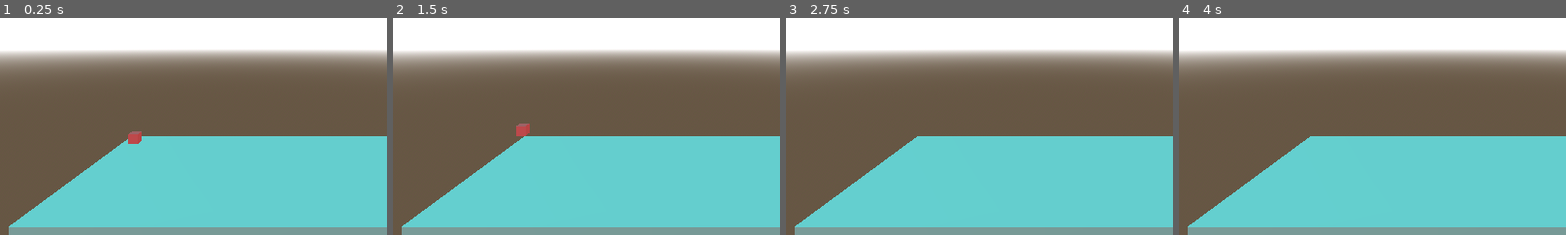
Above: before the commit, frames 1-4 (left to right).
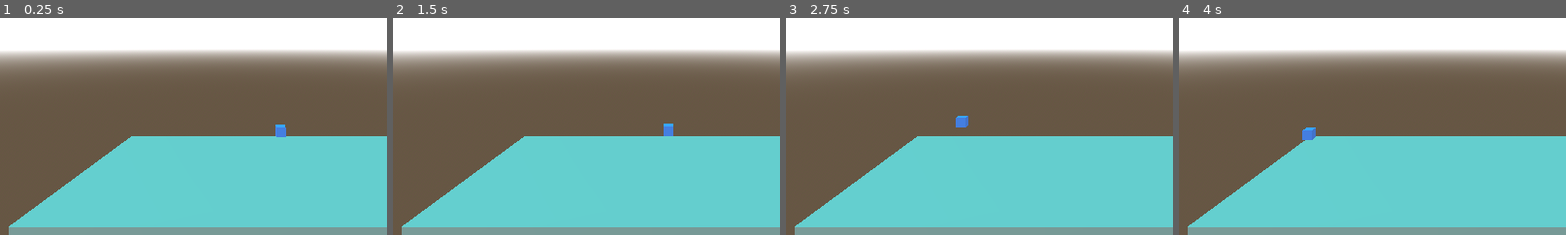
Above: after the commit, the same moments.

Repository: AtlasWongy/gmtk_game_jam_2024
Game: Godot game, scene res://scenes/test_level.tscn
Two runs of this game, one before a commit and one after it. Both use one fixed random seed, a clock stepped at 60 frames per second and the inputs below.
Inputs:
- Up to frame 1 (0.25 s): no input
- Up to frame 2 (1.5 s): hold Space (jump) 0.53-1.28 s; tap Right (movement) at 0.6 s; hold Left (left) from 1.28 s (still down); tap Space (jump) at 1.35 s
- Up to frame 3 (2.75 s): tap Space (jump) at 1.52, 1.82 s; tap Right (movement) at 1.55, 2.1 s; release Left (left) at 2.03 s; hold Space (jump) from 2.03 s (still down)
- Up to frame 4 (4 s): release Space (jump) at 2.78 s; tap Right (movement) at 2.85 s; tap Space (jump) at 3.02, 3.32 s; tap Enter at 3.5 s; hold Left (left) from 3.53 s (still down); hold Space (jump) from 3.53 s (still down)
The pictures show only the part of the screen within x 17-67%, y 44-94%; the shares and areas given below are measured in that part.

The runs differ from the first frame. In frame 1, 0.3% of the frame differs, in the area x 33-74%, y 49-59%; in frame 2, 0.3%; in frame 3, 0.2%; in frame 4, 0.2%.

Commit message:
Blue Box Implemented

Diff:
--- a/characters/player/blue_box/blue_box.gd
+++ /dev/null
@@ -1,42 +0,0 @@
-extends CharacterBody3D
-
-var movement_direction: Vector3
-var speed: float = 5.0
-var acceleration: float = 1.0
-var is_jumping: bool = false
-var fall_gravity: int = 45
-var jump_gravity: float = fall_gravity
-var jump_height: float = 4.0
-var apex_duration: float = 0.5
-
-func _input(event: InputEvent) -> void:
-	movement_direction.x = Input.get_action_strength("right") - Input.get_action_strength("left")
-
-	if event.is_action_pressed("jump") and !is_jumping:
-		is_jumping = true
-
-func _physics_process(delta: float) -> void:
-	if !is_on_floor():
-		if velocity.y >= 0:
-			velocity.y -= jump_gravity * delta
-		else:
-			velocity.y -= fall_gravity * delta
-
-	if is_jumping and is_on_floor():
-		jump()
-		is_jumping = false
-
-	if is_movement_ongoing():
-		velocity.x = speed * movement_direction.normalized().x
-	else:
-		velocity.x = 0 * movement_direction.normalized().x
-
-	velocity = velocity.lerp(velocity, acceleration * delta)
-	move_and_slide()
-
-func is_movement_ongoing() -> bool:
-	return abs(movement_direction.x) > 0
-
-func jump():
-	velocity.y = 2 * jump_height / apex_duration
-	jump_gravity = velocity.y / apex_duration
--- a/characters/player/blue_box/blue_box.tscn
+++ b/characters/player/blue_box/blue_box.tscn
@@ -1,6 +1,8 @@
-[gd_scene load_steps=5 format=3 uid="uid://c80ku4vswsnix"]
+[gd_scene load_steps=7 format=3 uid="uid://c80ku4vswsnix"]
 
-[ext_resource type="Script" path="res://characters/player/blue_box/blue_box.gd" id="1_o7dyx"]
+[ext_resource type="Script" path="res://characters/player/player.gd" id="1_2cfad"]
+[ext_resource type="PackedScene" uid="uid://bscn1d5ohdjge" path="res://characters/player/movement_component/movement_component.tscn" id="2_dj43y"]
+[ext_resource type="Resource" uid="uid://csh141ks4txp6" path="res://characters/player/blue_box/blue_box_movement.tres" id="2_xvp5m"]
 
 [sub_resource type="StandardMaterial3D" id="StandardMaterial3D_58jym"]
 albedo_color = Color(0.311502, 0.45634, 0.861308, 1)
@@ -13,10 +15,16 @@
 size = Vector3(0.5, 0.5, 0.5)
 
 [node name="BlueBox" type="CharacterBody3D"]
-script = ExtResource("1_o7dyx")
+script = ExtResource("1_2cfad")
+movement_stats = ExtResource("2_xvp5m")
 
 [node name="MeshInstance3D" type="MeshInstance3D" parent="."]
 mesh = SubResource("BoxMesh_gurk2")
 
 [node name="CollisionShape3D" type="CollisionShape3D" parent="."]
 shape = SubResource("BoxShape3D_ncd2b")
+
+[node name="MovementComponent" parent="." node_paths=PackedStringArray("player") instance=ExtResource("2_dj43y")]
+player = NodePath("..")
+jump_height = 4.0
+apex_duration = 0.5
--- /dev/null
+++ b/characters/player/blue_box/blue_box_movement.tres
@@ -0,0 +1,8 @@
+[gd_resource type="Resource" script_class="MovementStats" load_steps=2 format=3 uid="uid://csh141ks4txp6"]
+
+[ext_resource type="Script" path="res://characters/player/movement_component/movement_stats/movement_stats.gd" id="1_4klbd"]
+
+[resource]
+script = ExtResource("1_4klbd")
+speed = 10.0
+acceleration = 6.0
--- a/characters/player/red_box/red_box.tscn
+++ b/characters/player/red_box/red_box.tscn
@@ -1,6 +1,6 @@
 [gd_scene load_steps=7 format=3 uid="uid://d1qp5smneb3jt"]
 
-[ext_resource type="Script" path="res://characters/player/red_box/red_box.gd" id="1_q5md8"]
+[ext_resource type="Script" path="res://characters/player/player.gd" id="1_utoyu"]
 [ext_resource type="PackedScene" uid="uid://bscn1d5ohdjge" path="res://characters/player/movement_component/movement_component.tscn" id="2_6t0iu"]
 [ext_resource type="Resource" uid="uid://bc22l7btvoyil" path="res://characters/player/red_box/red_box_movement.tres" id="2_i40s3"]
 
@@ -15,7 +15,7 @@
 size = Vector3(0.5, 0.5, 0.5)
 
 [node name="RedBox" type="CharacterBody3D"]
-script = ExtResource("1_q5md8")
+script = ExtResource("1_utoyu")
 movement_stats = ExtResource("2_i40s3")
 
 [node name="CollisionShape3D" type="CollisionShape3D" parent="."]
--- a/scenes/test_level.tscn
+++ b/scenes/test_level.tscn
@@ -1,6 +1,6 @@
 [gd_scene load_steps=7 format=3 uid="uid://78nxbcy5lnm2"]
 
-[ext_resource type="PackedScene" uid="uid://d1qp5smneb3jt" path="res://characters/player/red_box/red_box.tscn" id="1_6002u"]
+[ext_resource type="PackedScene" uid="uid://c80ku4vswsnix" path="res://characters/player/blue_box/blue_box.tscn" id="1_onuck"]
 
 [sub_resource type="ProceduralSkyMaterial" id="ProceduralSkyMaterial_3r77l"]
 sky_top_color = Color(0.214771, 0.565469, 0.975304, 1)
@@ -36,5 +36,5 @@
 [node name="Camera3D" type="Camera3D" parent="."]
 transform = Transform3D(1, 0, 0, 0, 1, 0, 0, 0, 1, -1.35929, 6.86705, 14.9567)
 
-[node name="RedBox" parent="." instance=ExtResource("1_6002u")]
-transform = Transform3D(1, 0, 0, 0, 1, 0, 0, 0, 1, -7.67689, 2.61725, 0)
+[node name="BlueBox" parent="." instance=ExtResource("1_onuck")]
+transform = Transform3D(1, 0, 0, 0, 1, 0, 0, 0, 1, 0, 3.00378, 0)
Renamed: characters/player/red_box/red_box.gd -> characters/player/player.gd
